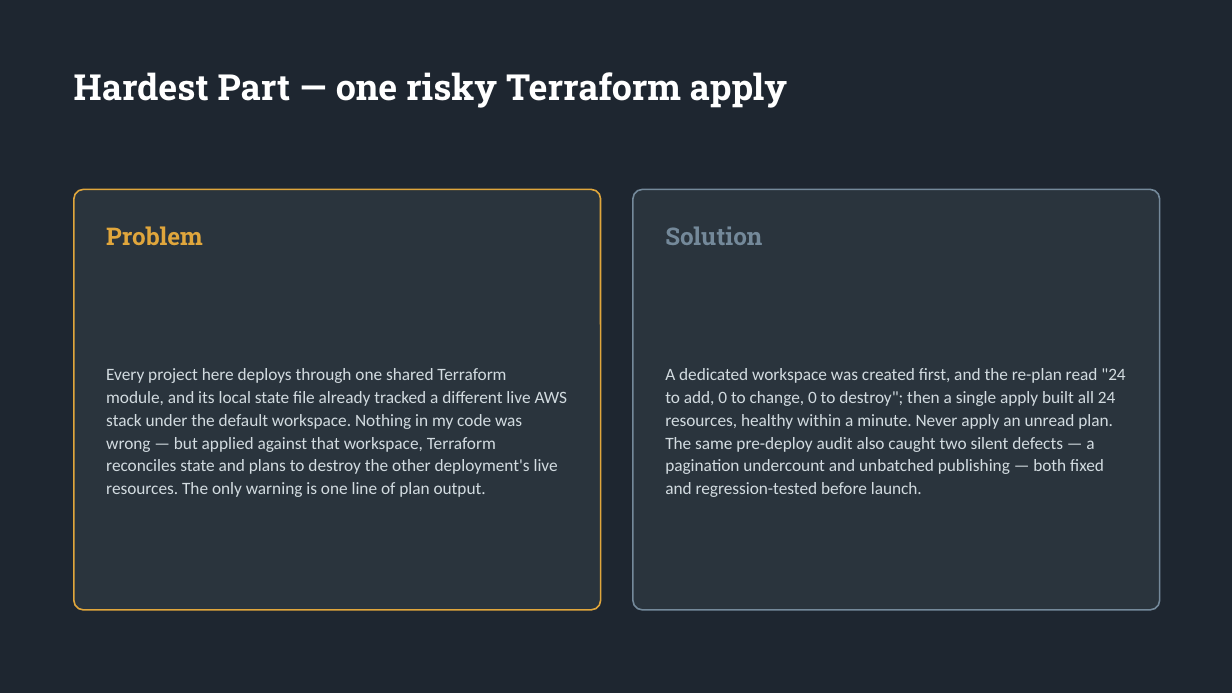
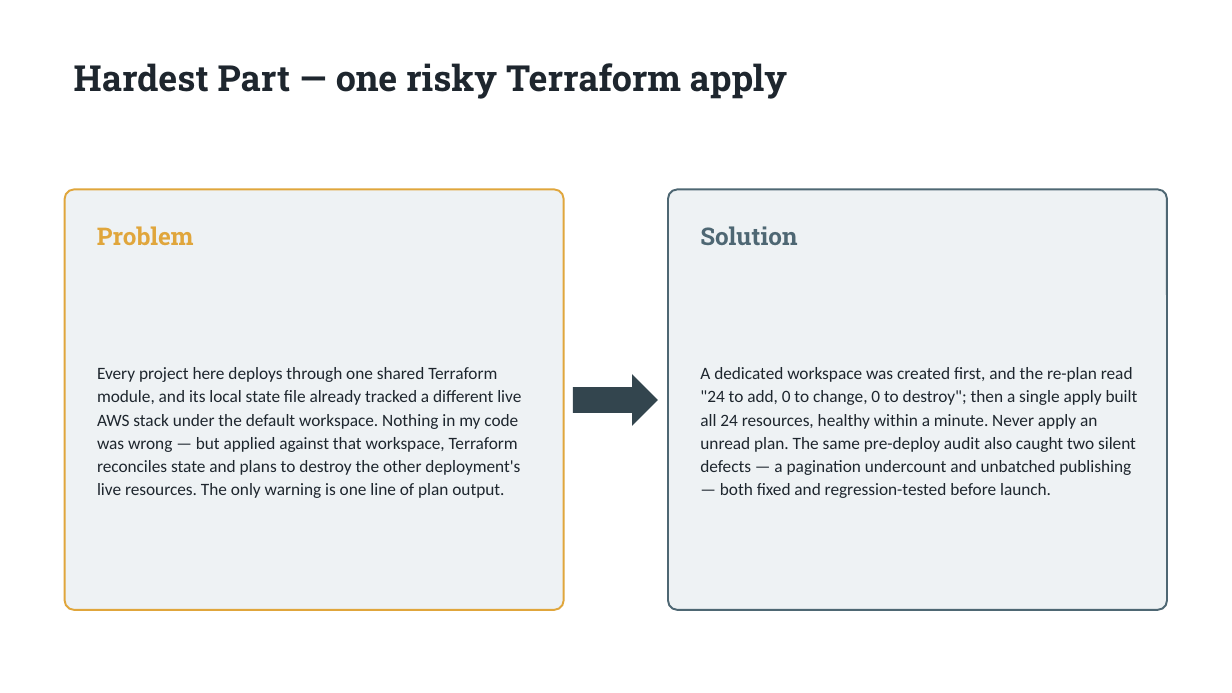
Before and after one commit to valletivarish/FEC_version_2, a slide deck: slide 4 of ppt/KasireddyVadicherla_X25104047_bridge-structural-health.pptx. Drawn at 1232x693 pixels with LibreOffice and Linux fonts; fonts in the diff are those of the drawing. Boxes give left, top, right and bottom in pixels: in the first picture for what was removed or moved away, otherwise in the second. Text is boxed around its words. In the diff, an @@ line names an element or a change of style, - is before the commit and + after.

```diff
--- a/ppt/KasireddyVadicherla_X25104047_bridge-structural-health.pptx
+++ b/ppt/KasireddyVadicherla_X25104047_bridge-structural-health.pptx
@@ background #1E2630 to #FFFFFF @@
@@ text "Hardest Part — one risky ...": place and size @@
-text "Hardest Part — one risky ..." at box(74, 72, 788, 108)
+text "Hardest Part — one risky ..." at box(74, 63, 788, 99)
@@ text "Hardest Part — one risky ..." at box(74, 63, 788, 99): text colour #FFFFFF to #1E262E @@
@@ rounded rectangle: place and size @@
-rounded rectangle at box(74, 189, 601, 610)
+rounded rectangle at box(65, 189, 564, 610)
@@ rounded rectangle at box(65, 189, 564, 610): fill #2A343D to #EEF2F4; outline #E0A63C 1.25 pt to #E0A63C 1.5 pt @@
@@ rounded rectangle: place and size @@
-rounded rectangle at box(633, 189, 1160, 610)
+rounded rectangle at box(668, 189, 1167, 610)
@@ rounded rectangle at box(668, 189, 1167, 610): fill #2A343D to #EEF2F4; outline #74899A 1.25 pt to #4E6773 1.5 pt @@
@@ text "Problem": place and size @@
-text "Problem" at box(106, 226, 203, 245)
+text "Problem" at box(97, 226, 194, 245)
@@ text "Solution": place and size @@
-text "Solution" at box(665, 226, 762, 245)
+text "Solution" at box(700, 226, 797, 245)
@@ text "Solution" at box(700, 226, 797, 245): text colour #74899A to #4E6773 @@
@@ text "Every project here deploys through ...": place and size @@
-text "Every project here deploys through ..." at box(106, 368, 568, 497)
+text "Every project here deploys through ..." at box(97, 367, 521, 498)
@@ text "Every project here deploys through ..." at box(97, 367, 521, 498): text colour #D2DBE0 to #1E262E; line spacing 1.1 to 1.12 @@
@@ text "A dedicated workspace was created ..." at box(700, 367, 1138, 498): text colour #D2DBE0 to #1E262E; line spacing 1.1 to 1.12 @@
@@ text "A dedicated workspace was created ...": place and size @@
-text "A dedicated workspace was created ..." at box(665, 368, 1125, 497)
+text "A dedicated workspace was created ..." at box(700, 367, 1138, 498)
@@ right arrow added at box(573, 374, 658, 426), fill #33454E @@
```
Also in this commit, not shown: 25 other files.
